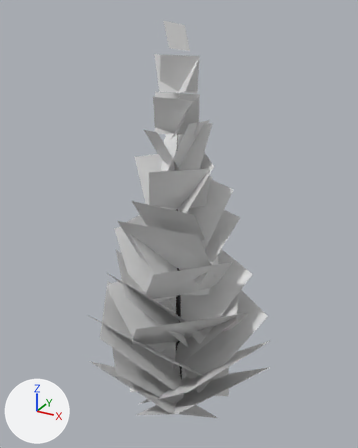
The glTF model meshes/nature/trees/pine_model_2.glb as it was, and as the next commit left it.
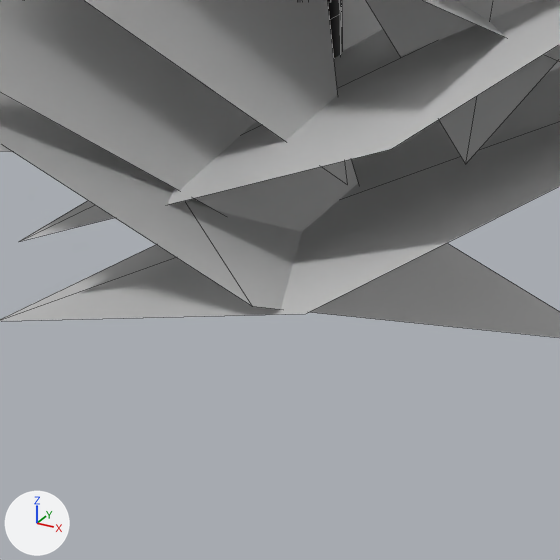
The first picture shows the older version from a 50 mm lens placed at (5.29, -9.62, 10.44), pointed at (-0.16, 0.3, 5.48). The close-ups show both versions on the part from 38% to 59% of the width and 83% to 100% of the height of that picture; other places that the commit changed are outside them. Lighting does not change. The marker at lower left points along +X, +Y and +Z. The close-ups show mesh edges as thin lines. Where no turn or scale is listed for an object, it has been applied to the vertices. Vertices at the same position are counted once.

Objects in the first close-up: '!tree', 'leaves'.
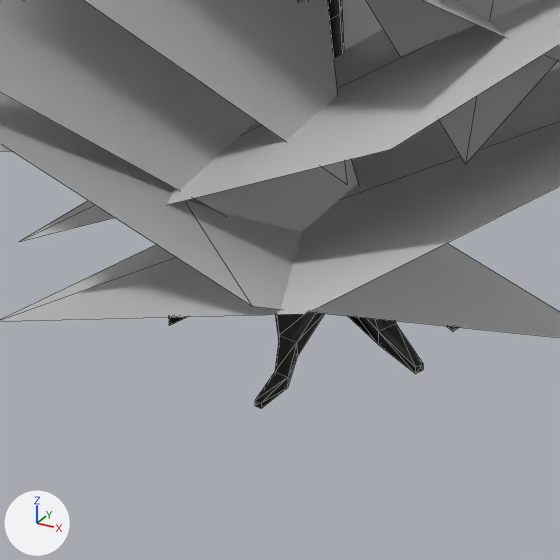
The newer file is also turned or shifted as a whole; pictures and numbers use the older file's frame.

Diff of the bpy script that builds the scene:
```diff
--- a/meshes/nature/trees/pine_model_2.glb.py
+++ b/meshes/nature/trees/pine_model_2.glb.py
@@ me_tree_021 @@
 # used by ob_tree; location = (0.0, 0.0, 0.0)
-me_tree_021.from_pydata(...)  # 72 vertices, 128 faces; spans x -0.17..0.1, y -0.1..0.35, z 0.0..9.01
+me_tree_021.from_pydata(...)  # 134 vertices, 258 faces; spans x -0.57..0.54, y -0.57..0.61, z -0.4..9.01
+# me_tree_021 part 1
+# 8 vertices are removed from x -0.1..0.1, y -0.1..0.1, z 0.0
+# 16 faces are deleted
+# 62 vertices are added at x -0.57..0.54, y -0.57..0.61, z -0.4..-0.01
+# 8 new vertices lie (0.0, 0.0, 0.07) away from vertices in x -0.42..0.39, y -0.18..0.41, z -0.32..-0.15
+# 146 new faces join them
 me_tree_021.materials.append(mat_defaultmaterial)
```

Pixel boxes (x1, y1, x2, y2) of what changed, in the close-ups (560 x 560 px):
'!tree', reshaped: before (327, 0, 343, 58); after (169, 0, 459, 408)
part 1 of me_tree_021, built on: before (331, 7, 343, 56); after (169, 7, 459, 408)
